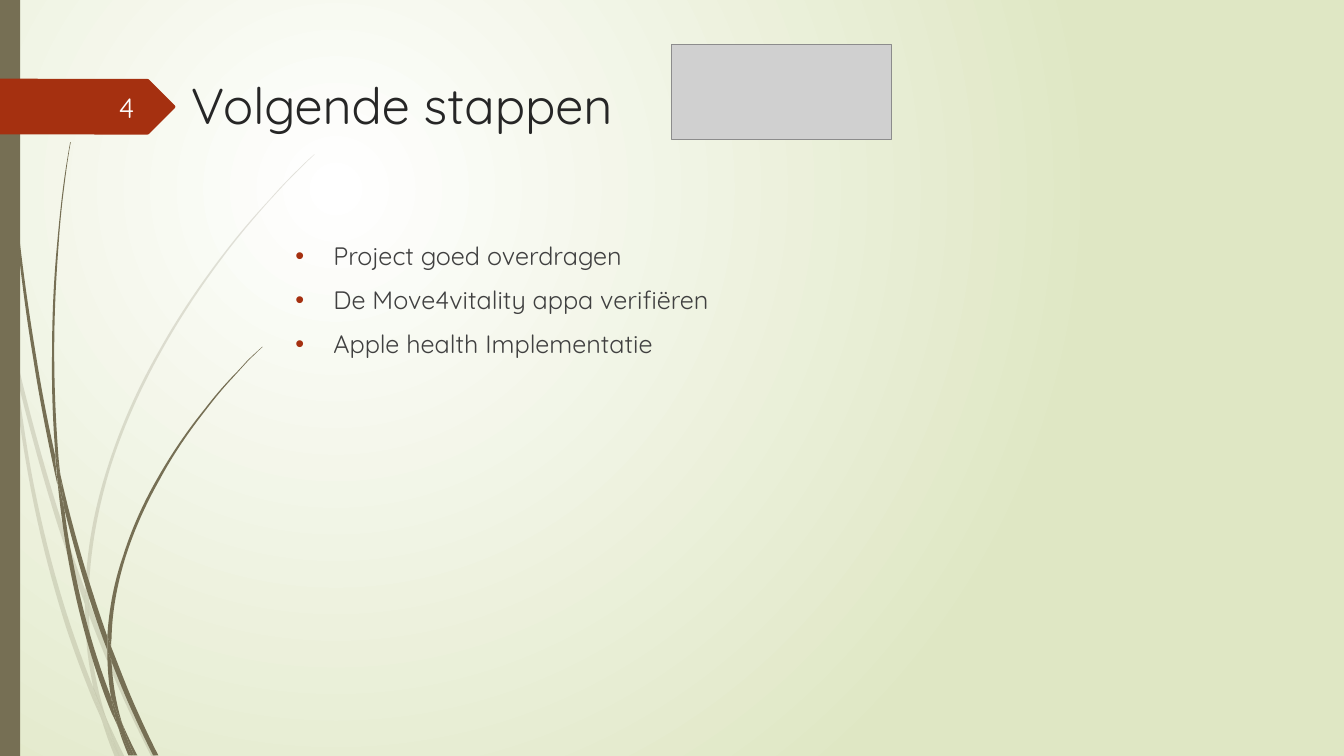
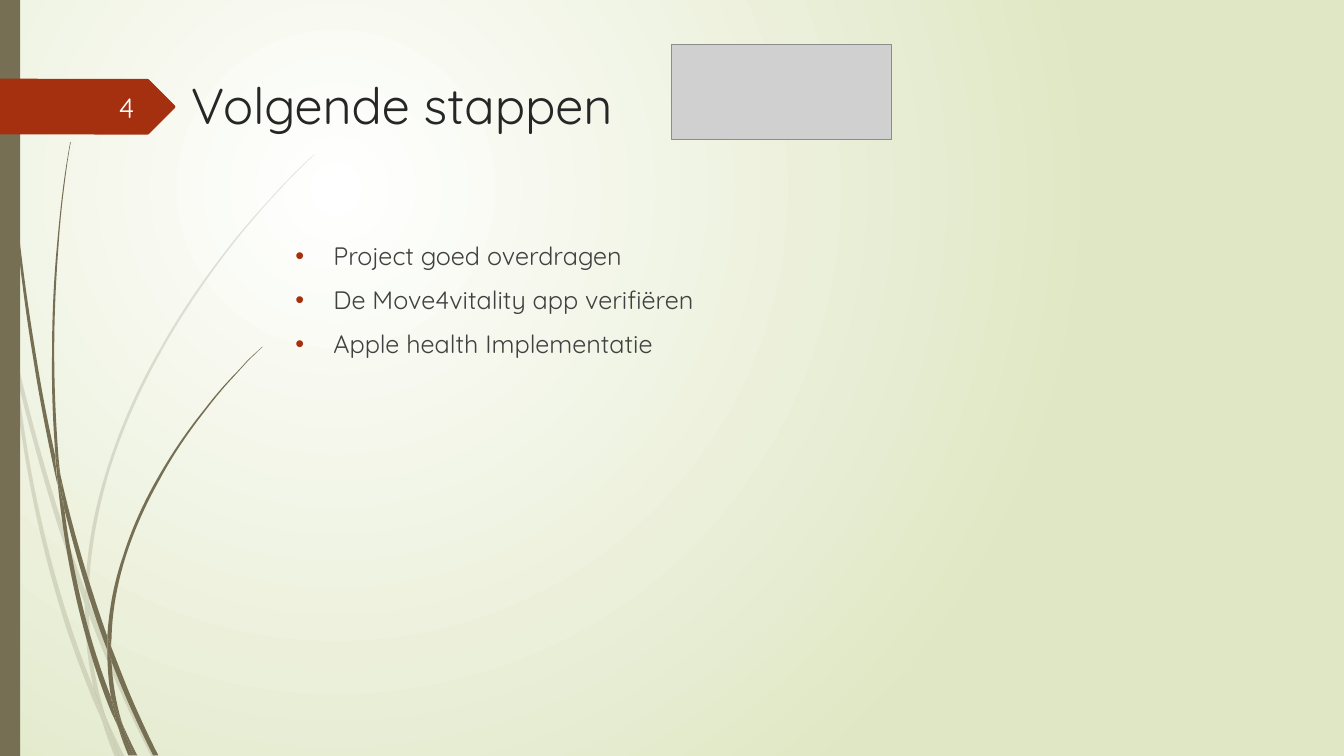
Before and after one commit to yorkrem/m4vProject, a slide deck: slide 4 of Documents/EndPresentation.pptx. Drawn at 1344x756 pixels with LibreOffice and Linux fonts; fonts in the diff are those of the drawing; grey boxes stand for pictures. Boxes give left, top, right and bottom in pixels: in the first picture for what was removed or moved away, otherwise in the second. Text is boxed around its words. In the diff, an @@ line names an element or a change of style, - is before the commit and + after.

```diff
--- a/Documents/EndPresentation.pptx
+++ b/Documents/EndPresentation.pptx
@@ text at <box>333,290,693,314</box>: text changed @@
-• De Move4vitality appa verifiëren
+• De Move4vitality app verifiëren
```
Also in this commit, not shown: 10 other files.
